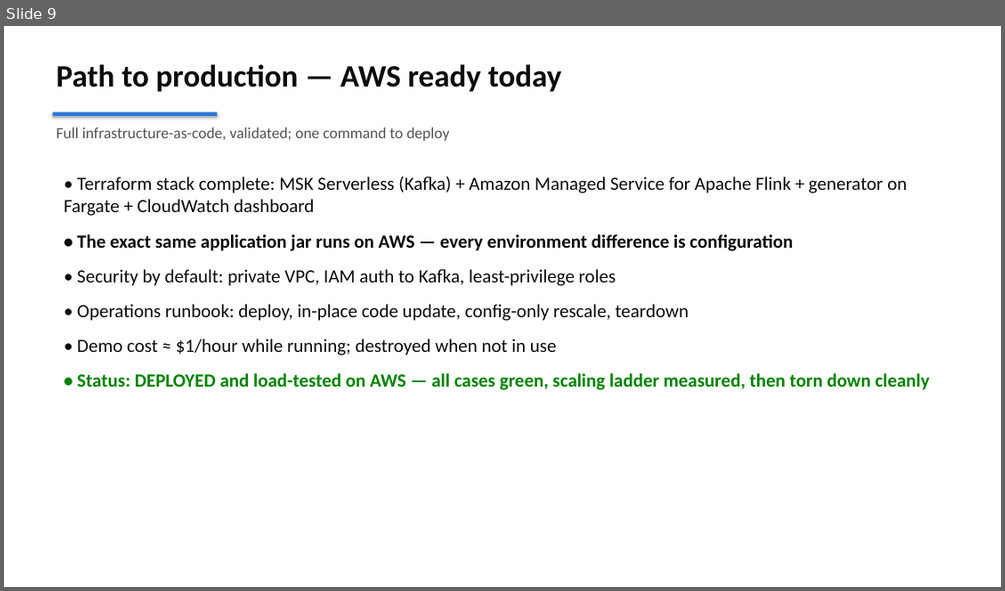
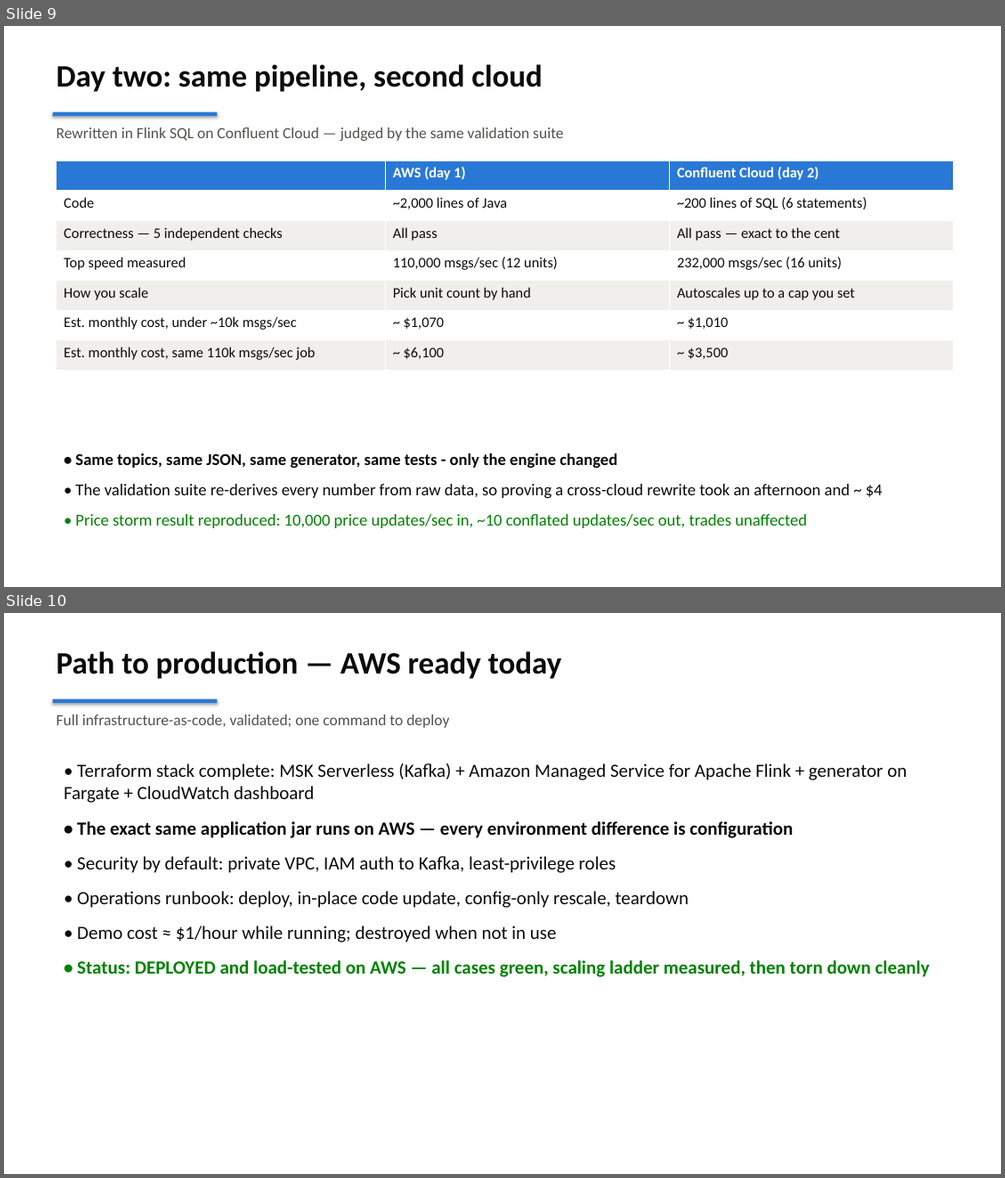
Before and after one commit to jimzucker/flink-fable5, a slide deck: docs/flink-demo-exec-briefing.pptx. Shown one above the other, each under a label of ours: slide 9 before the commit, slides 9 and 10 after it. The pictures are 1005x591 and 1005x1178 pixels, drawn with LibreOffice and Linux fonts; fonts in the diff are those of the drawing. Boxes give left, top, right and bottom in pixels: in the first picture for what was removed or moved away, otherwise in the second. Text is boxed around its words. In the diff, an @@ line names an element or a change of style, - is before the commit and + after.

```diff
--- a/docs/flink-demo-exec-briefing.pptx
+++ b/docs/flink-demo-exec-briefing.pptx
@@ slide 9 added at box(4, 26, 1001, 587), background #FFFFFF @@
@@ text added at box(57, 64, 542, 92), 30 pt, text #0B0B0B, bold @@
+Day two: same pipeline, second cloud
@@ rectangle added at box(53, 112, 217, 117), fill #2A78D6 @@
@@ text added at box(57, 127, 563, 141), 15 pt, text #52514E @@
+Rewritten in Flink SQL on Confluent Cloud — judged by the same validation suite
@@ table added at box(57, 160, 954, 370), 7 rows, 3 columns @@
+ | AWS (day 1) | Confluent Cloud (day 2)
+Code | ~2,000 lines of Java | ~200 lines of SQL (6 statements)
+Correctness — 5 independent checks | All pass | All pass — exact to the cent
+Top speed measured | 110,000 msgs/sec (12 units) | 232,000 msgs/sec (16 units)
+How you scale | Pick unit count by hand | Autoscales up to a cap you set
+Est. monthly cost, under ~10k msgs/sec | ~ $1,070 | ~ $1,010
+Est. monthly cost, same 110k msgs/sec job | ~ $6,100 | ~ $3,500
@@ text added at box(75, 453, 882, 528), 16 pt, text #0B0B0B @@
+• Same topics, same JSON, same generator, same tests - only the engine changed
+• The validation suite re-derives every number from raw data, so proving a cross-cloud rewrite took an afternoon and ~ $4
+• Price storm result reproduced: 10,000 price updates/sec in, ~10 conflated updates/sec out, trades unaffected
@@ what was slide 9 is now slide 10 @@
```
Also in this commit, not shown: 2 slides changed, 4 other files.
